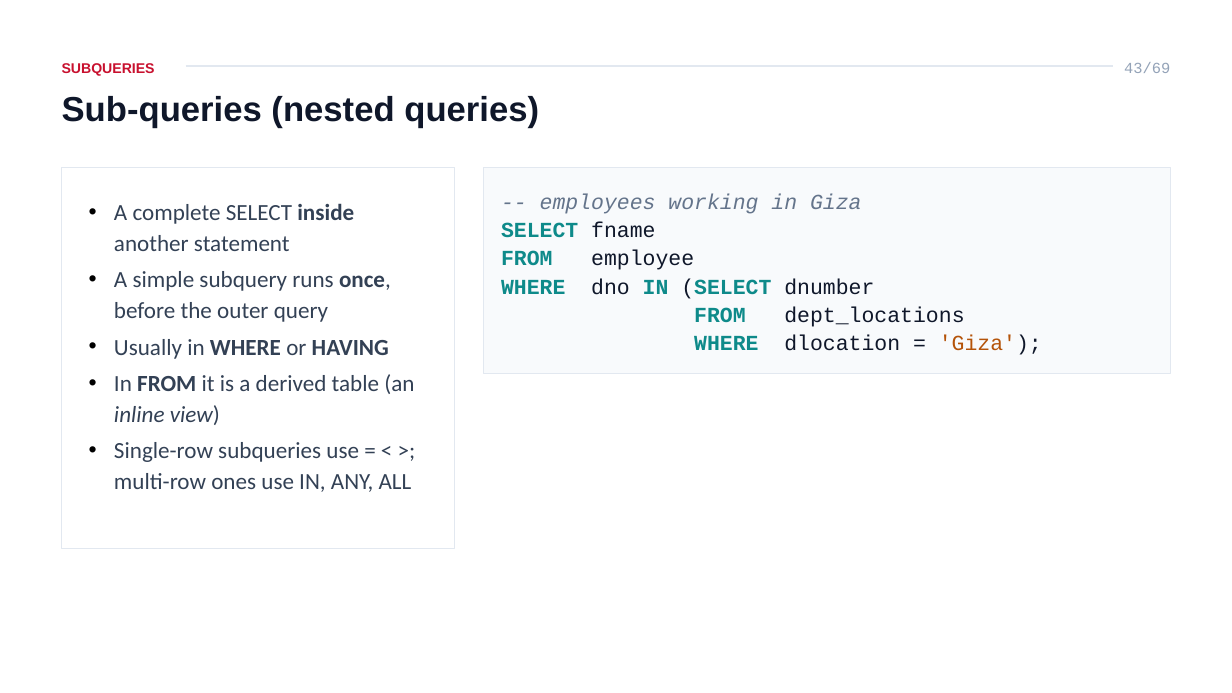
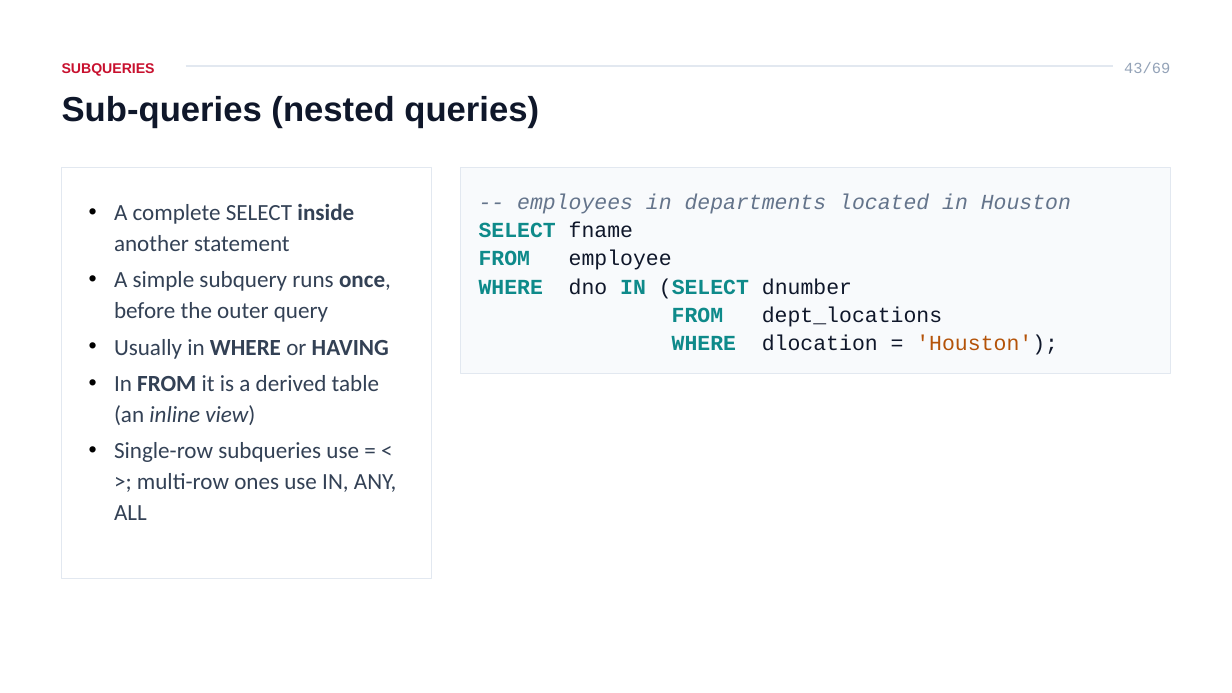
Before and after one commit to ahmedatef2007/db-slides, a slide deck: slide 43 of pptx/ITI_Database_Course_Lesson_4_SQL.pptx. Drawn at 1232x693 pixels with LibreOffice and Linux fonts; fonts in the diff are those of the drawing. Boxes give left, top, right and bottom in pixels: in the first picture for what was removed or moved away, otherwise in the second. Text is boxed around its words. In the diff, an @@ line names an element or a change of style, - is before the commit and + after.

```diff
--- a/pptx/ITI_Database_Course_Lesson_4_SQL.pptx
+++ b/pptx/ITI_Database_Course_Lesson_4_SQL.pptx
@@ rectangle: place and size @@
-rectangle at [62, 167, 455, 548]
+rectangle at [62, 167, 432, 578]
@@ rectangle: place and size @@
-rectangle at [483, 167, 1170, 373]
+rectangle at [461, 167, 1170, 373]
@@ text "A complete SELECT inside another ..." rewrapped from [114, 203, 414, 492] to [114, 203, 396, 520] @@
@@ text "-- employees in departments located ...": place and size @@
-text "-- employees in departments located ..." at [501, 193, 1042, 355]
+text "-- employees in departments located ..." at [479, 193, 1071, 355]
@@ text at [517, 193, 1071, 214]: text changed @@
--- employees working in Giza
+-- employees in departments located in Houston
@@ text at [672, 335, 1058, 355]: text changed @@
-WHERE dlocation = 'Giza');
+WHERE dlocation = 'Houston');
```
Also in this commit, not shown: 7 other slides changed, 8 other files.
